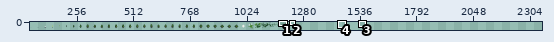
One commit to this sprite sheet: Art/SourceFiles/idle_acolyte-Sheet.png. The picture above shows the old version from afar; the outline marks the close-up.
Close-up. Old version:
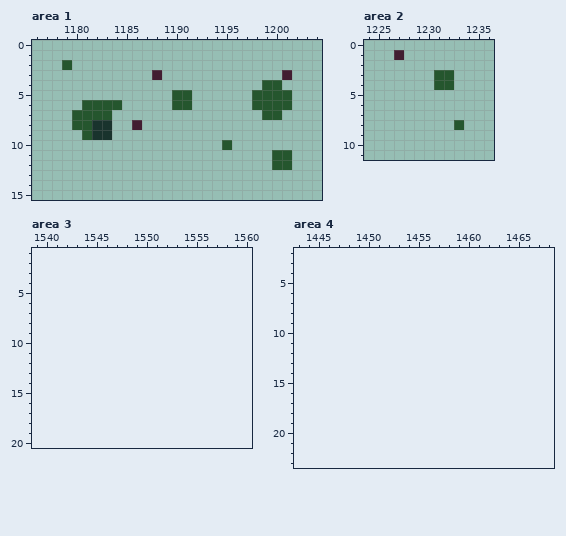
The file is 1280x32 pixels. Shown: area 1: x 1176..1204, y 0..15; area 2: x 1224..1236, y 0..11; area 3: x 1539..1560, y 1..20; area 4: x 1443..1468, y 2..23. The old version is drawn lined up with the new one, on the new canvas. The wide view leaves out empty margins. The commit also changed other parts of the picture, which this record leaves out.
And afterwards:
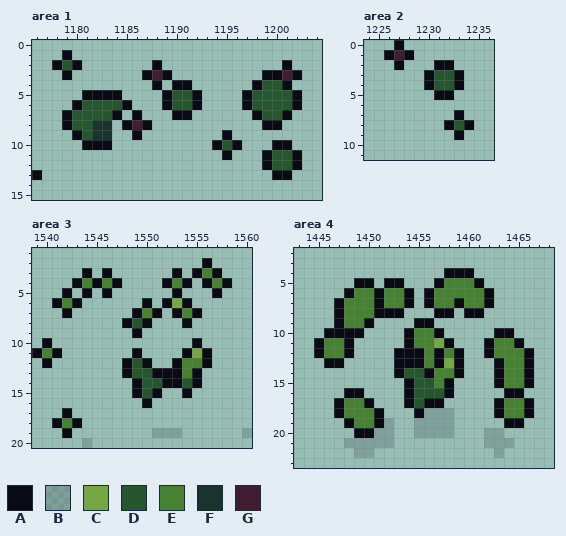
Palette (. is transparent): A #090a14  B #202e3733  C #75a743  D #25562e  E #468232  F #19332d  G #411d31
The edit:
canvas 1280x32 -> 2400x32
Changed rows in their new state; - is an unchanged pixel.
Area 1:
first column x 1176:
 1 ---A-----------------------
 2 --A-A-------A------------A-
 3 ---A-------A-A---------AA-A
 4 ------------A-AA------A--A-
 5 -----AAAA----A--A----A----A
 6 ----A----A---A--A----A----A
 7 ---A----A-A---AA------A--A-
 8 ---A-----A-A-----------AA--
 9 ----A-----A--------A-------
10 -----AAA----------A-A---AA-
11 -------------------A---A--A
12 -----------------------A--A
13 A-----------------------AA-
Area 2:
first column x 1226:
 0 -A-------
 1 A-A------
 2 -A---AA--
 3 ----A--A-
 4 ----A--A-
 5 -----AA--
 7 -------A-
 8 ------A-A
 9 -------A-
Area 3:
first column x 1539:
 2 -----------------A----
 3 -----A-A------A-AEA---
 4 ----AEAEA----AEA-AEA--
 5 ---A-A-A------A---A---
 6 --AEA------A-ACA------
 7 ---A------AEA-AEA-----
 8 ---------ADA---A------
 9 ----------A-----------
10 -A--------------A-----
11 AEA-------A----ACA----
12 -A-------ADA--AEEA----
13 ---------ADDAAAEA-----
14 ----------ADDAADA-----
15 ----------ADA--A------
16 -----------A----------
17 ---A------------------
18 --AEA-----------------
19 ---A--------BBB------B
20 -----B----------------
Area 4:
first column x 1445:
 4 -------------AAA------
 5 ----AA-AA---AEEEA-----
 6 ---AEEAEEA-AEEEEEA----
 7 --AEEEAEEA-AEEAEEA----
 8 --AEEEAAA---AA-AA-----
 9 --AEEA----AA----------
10 -AAAA----AEEA-----AA--
11 AEEA-----AEECA---AEEA-
12 AEEA----AAAEAEA--AEEEA
13 -AA-----AAAEACA---AEEA
14 --------ADDAEEA---AEEA
15 ---------ADDEA----AEEA
16 ---AA----ADDDA-----AA-
17 --AEEA---ADAA-----AEEA
18 --AEEEA---ABBB----AEEA
19 ---AEEAB--BBBB-----AA-
20 ----AABB--BBBB---BB---
21 ---BBBBB---------BBB--
22 ----BB------------B---
Pixel boxes of the changes (left, top, right, bottom) in both close-ups:
added: (32, 50, 302, 180)
added: (384, 40, 474, 140)
added: (32, 258, 232, 448)
added: (242, 428, 252, 438)
added: (314, 268, 534, 458)
